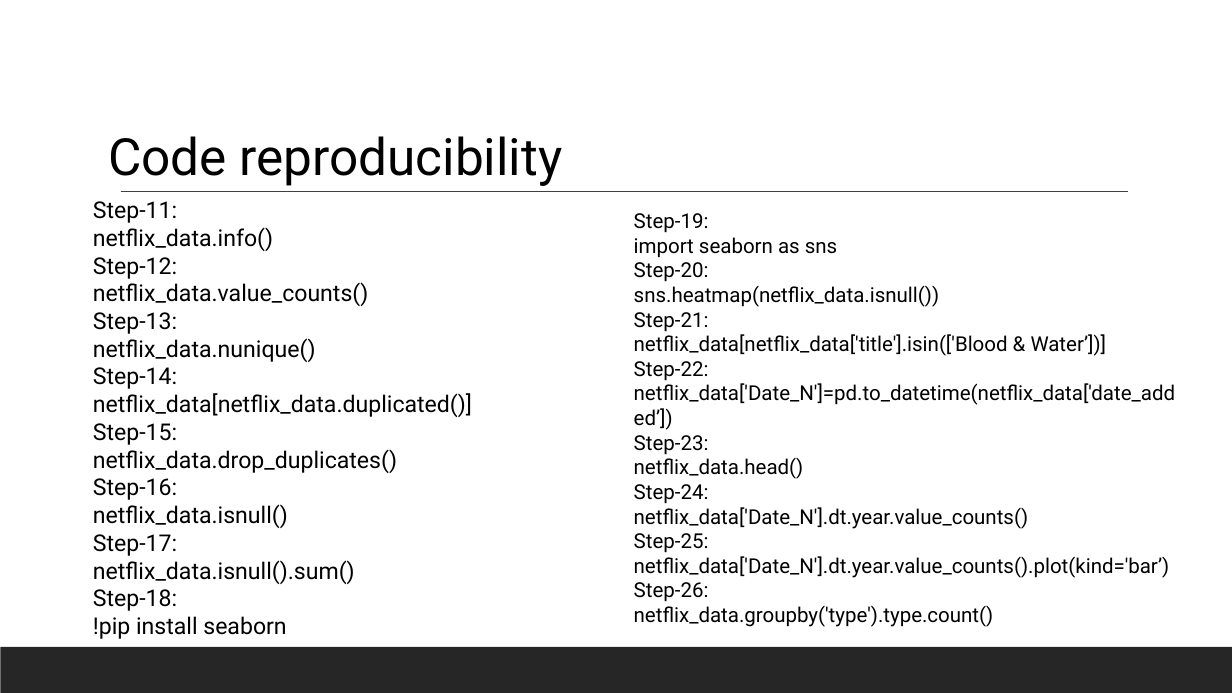
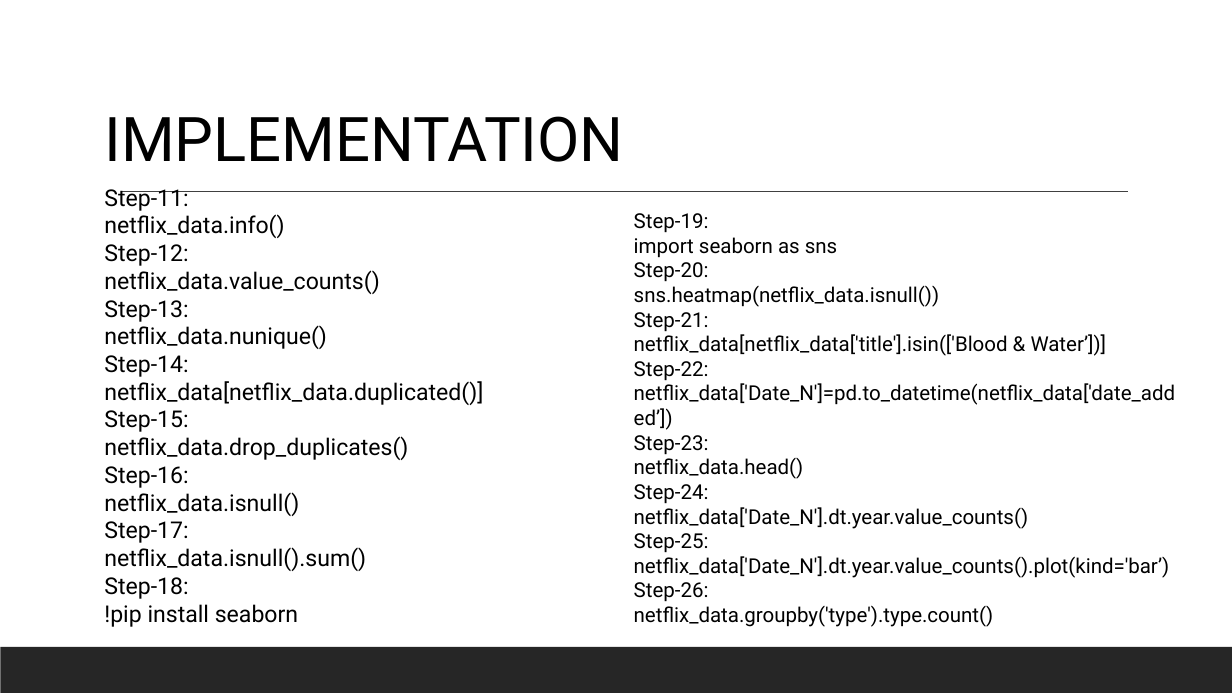
Before and after one commit to K-L-U-H/Netflix_Data_Analysis, a slide deck: slide 9 of presentations/NETFLIX DATA ANALYSIS WITH PYTHON_R4(final one).pptx (slide 10 before the commit). Drawn at 1232x693 pixels with LibreOffice and Linux fonts; fonts in the diff are those of the drawing. Boxes give left, top, right and bottom in pixels: in the first picture for what was removed or moved away, otherwise in the second. Text is boxed around its words. In the diff, an @@ line names an element or a change of style, - is before the commit and + after.

```diff
--- a/presentations/NETFLIX DATA ANALYSIS WITH PYTHON_R4(final one).pptx
+++ b/presentations/NETFLIX DATA ANALYSIS WITH PYTHON_R4(final one).pptx
@@ text added at (104, 116, 623, 162), 48 pt, text #000000 @@
+IMPLEMENTATION
@@ text removed at (108, 136, 563, 186) @@
-Code reproducibility
@@ text "Step-11:": place and size @@
-text "Step-11:" at (93, 201, 472, 639)
+text "Step-11:" at (104, 189, 483, 627)
```
Also in this commit, not shown: 3 other slides changed, 4 slides added, 3 slides removed.
